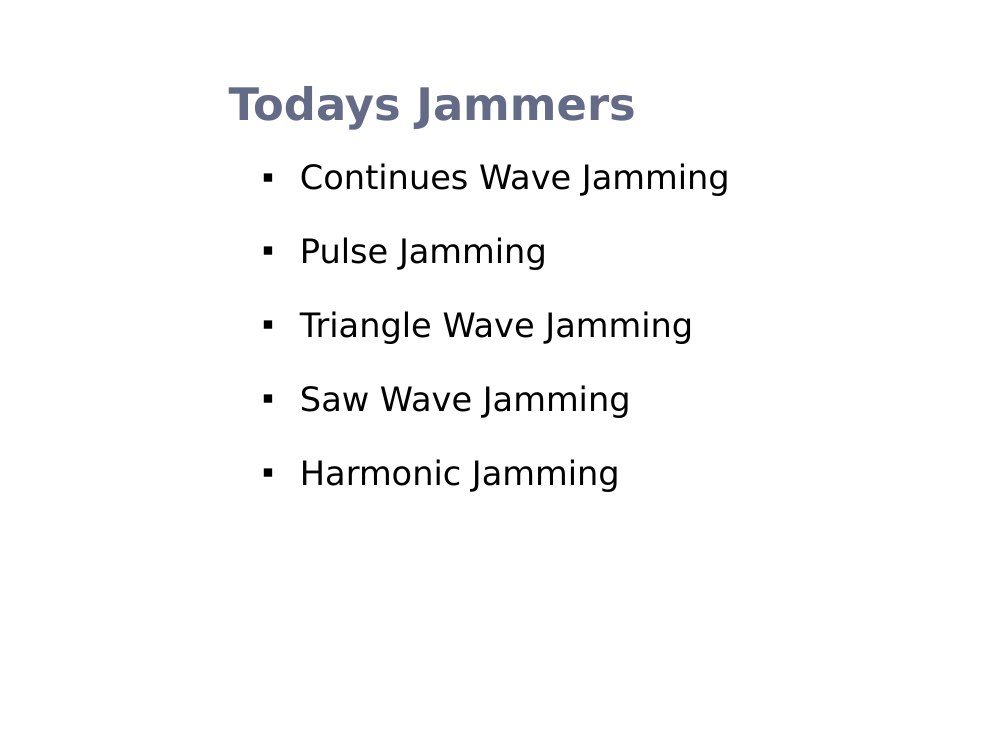
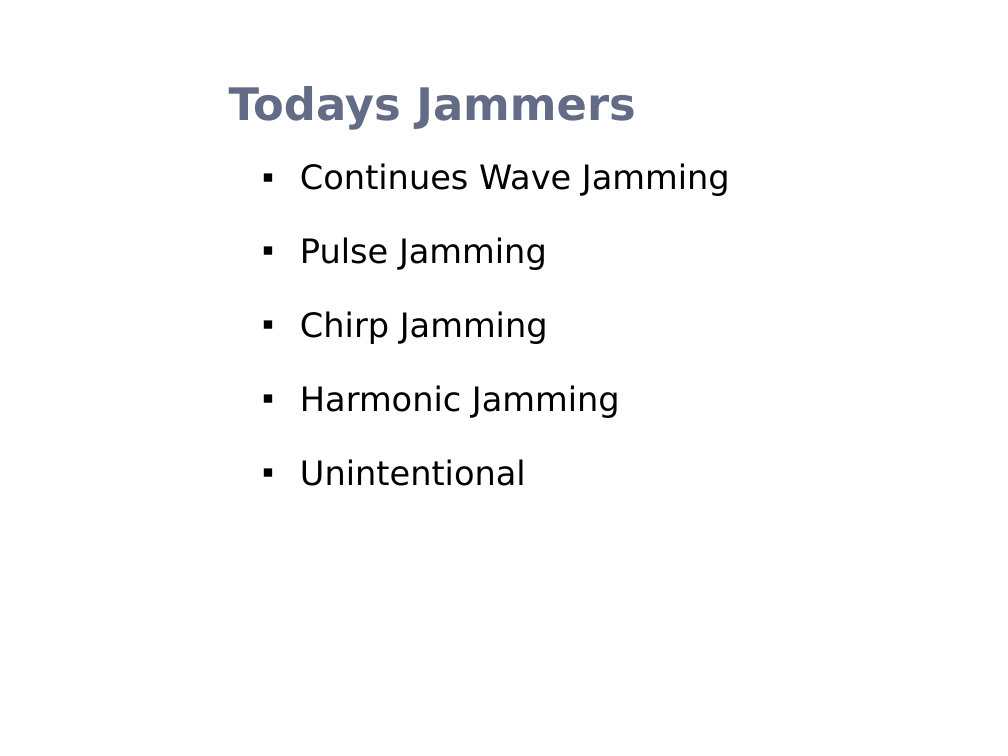
Before and after one commit to esayers/capstone-schwarz, a slide deck: slide 3 of Documentation/GPS Jamming Presentation.pptx. Drawn at 1008x756 pixels with LibreOffice and Linux fonts; fonts in the diff are those of the drawing; background and template pictures are left out. Boxes give left, top, right and bottom in pixels: in the first picture for what was removed or moved away, otherwise in the second. Text is boxed around its words. In the diff, an @@ line names an element or a change of style, - is before the commit and + after.

```diff
--- a/Documentation/GPS Jamming Presentation.pptx
+++ b/Documentation/GPS Jamming Presentation.pptx
@@ text at <box>300,311,548,344</box>: text changed @@
-▪ Triangle Wave Jamming
-▪ Saw Wave Jamming
+▪ Chirp Jamming
@@ text at <box>300,459,526,486</box>: paragraph added @@
+▪ Unintentional
```
Also in this commit, not shown: 5 other slides changed, 1 slide added, 1 slide removed, 2 other files.
